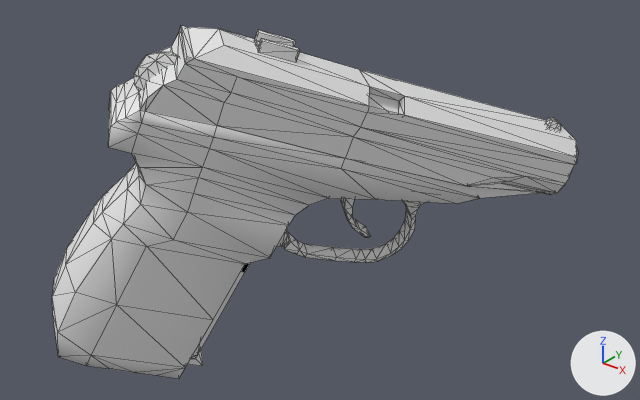
The OBJ model Vertex_Animation_Compiler/Assets/Makarov_Pistol_Draw39.obj: old version first, new version second.
One viewpoint serves both versions: a camera (50 mm lens) standing at (0.4971, -0.1061, -0.0443) and looking at (0.3337, 0.0981, -0.1709). The lights are fixed; the arrows at lower right show +X, +Y and +Z. Mesh edges are drawn as thin lines. Materials are left out; every surface is plain grey. Where no turn or scale is listed for an object, it has been applied to the vertices.

Before the edit, the objects in view are built like this:
```python
me_magazine_cube_011 = bpy.data.meshes.new('Magazine_Cube.011')
me_magazine_cube_011.from_pydata(...)  # 140 vertices, 222 faces; spans x 0.2853..0.336, y 0.0462..0.0938, z -0.2286..-0.1475
me_rest_of_the_gun_sphere = bpy.data.meshes.new('Rest_of_the_gun_Sphere')
me_rest_of_the_gun_sphere.from_pydata(...)  # 272 vertices, 525 faces; spans x 0.2646..0.3946, y 0.0253..0.1673, z -0.2298..-0.1278
me_top_slider_001_sphere_002 = bpy.data.meshes.new('Top_Slider.001_Sphere.002')
me_top_slider_001_sphere_002.from_pydata(...)  # 31 vertices, 42 faces, 1 loose edge; spans x 0.2926..0.3121, y 0.0469..0.065, z -0.1305..-0.1167
me_top_slider_sphere_001 = bpy.data.meshes.new('Top_Slider_Sphere.001')
me_top_slider_sphere_001.from_pydata(...)  # 131 vertices, 237 faces; spans x 0.2918..0.3964, y 0.0458..0.1679, z -0.1743..-0.1127
ob_magazine_cube_011 = bpy.data.objects.new('Magazine_Cube.011', me_magazine_cube_011)
ob_magazine_cube_011.location = (0.0, 0.0, 0.0)
ob_rest_of_the_gun_sphere = bpy.data.objects.new('Rest_of_the_gun_Sphere', me_rest_of_the_gun_sphere)
ob_rest_of_the_gun_sphere.location = (0.0, 0.0, 0.0)
ob_top_slider_001_sphere_002 = bpy.data.objects.new('Top_Slider.001_Sphere.002', me_top_slider_001_sphere_002)
ob_top_slider_001_sphere_002.location = (0.0, 0.0, 0.0)
ob_top_slider_sphere_001 = bpy.data.objects.new('Top_Slider_Sphere.001', me_top_slider_sphere_001)
ob_top_slider_sphere_001.location = (0.0, 0.0, 0.0)
```
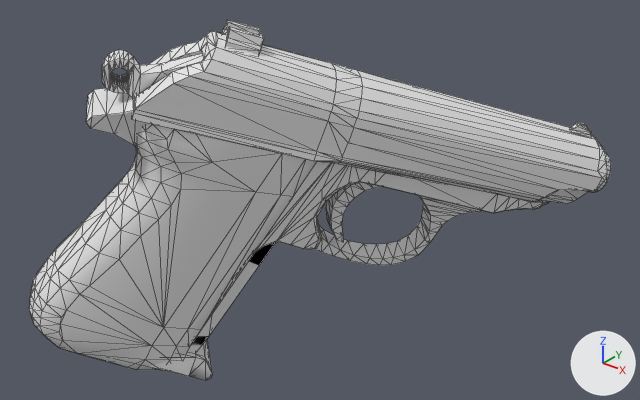
Where the change shows, as pixel boxes (x1, y1, x2, y2) in the pictures (640 x 400 px):
'Rest_of_the_gun_Sphere', reshaped: before (52, 78, 578, 379); after (29, 123, 611, 370)
'Top_Slider_Sphere.001', reshaped (8% wider, 9% taller): before (139, 26, 577, 195); after (132, 20, 607, 204)
'Rest_of_the_gun_Sphere.001', added: after (86, 88, 549, 339)
'Top_Slider.001_Sphere.002', reshaped: before (134, 52, 178, 92); after (102, 50, 204, 97)
'Magazine_Cube.011', reshaped: before (188, 263, 250, 366); after (149, 242, 275, 380)
part 2 of me_rest_of_the_gun_sphere, rebuilt: before (52, 78, 539, 379); after (29, 123, 317, 370)
part 3 of me_rest_of_the_gun_sphere, rebuilt: before (341, 199, 370, 238); after (326, 183, 381, 242)
part 4 of me_rest_of_the_gun_sphere, rebuilt: before (576, 145, 578, 157); after (591, 153, 611, 192)
part 5 of me_rest_of_the_gun_sphere, added: after (313, 195, 481, 265)
part 7 of me_top_slider_001_sphere_002, deleted: before (134, 52, 178, 92)
part 8 of me_top_slider_001_sphere_002, built on: after (102, 50, 204, 97)
part 9 of me_top_slider_sphere_001, rebuilt (8% wider): before (139, 26, 577, 195); after (132, 31, 607, 204)
part 10 of me_top_slider_sphere_001, added: after (222, 20, 264, 55)
part 11 of me_top_slider_sphere_001, added: after (570, 122, 593, 136)
part 12 of me_top_slider_sphere_001, deleted: before (545, 117, 561, 131)
part 13 of me_top_slider_sphere_001, deleted: before (254, 30, 300, 63)

Diff of the bpy script that builds the scene:
```diff
--- a/Vertex_Animation_Compiler/Assets/Makarov_Pistol_Draw39.obj.py
+++ b/Vertex_Animation_Compiler/Assets/Makarov_Pistol_Draw39.obj.py
@@ me_magazine_cube_011 @@
-me_magazine_cube_011.from_pydata(...)  # 140 vertices, 222 faces; spans x 0.2853..0.336, y 0.0462..0.0938, z -0.2286..-0.1475
+me_magazine_cube_011.from_pydata(...)  # 164 vertices, 270 faces; spans x 0.2766..0.34, y 0.0365..0.0986, z -0.2313..-0.1469
+# me_magazine_cube_011 part 1: the loose piece of 44 vertices spanning x 0.2853..0.336, y 0.0462..0.0938, z -0.2286..-0.1475 is rebuilt with 68 vertices and now spans x 0.2766..0.34, y 0.0365..0.0986, z -0.2313..-0.1469
@@ me_rest_of_the_gun_sphere @@
-me_rest_of_the_gun_sphere.from_pydata(...)  # 272 vertices, 525 faces; spans x 0.2646..0.3946, y 0.0253..0.1673, z -0.2298..-0.1278
+me_rest_of_the_gun_sphere.from_pydata(...)  # 446 vertices, 876 faces; spans x 0.2649..0.4028, y 0.0217..0.1762, z -0.2271..-0.1315
+# me_rest_of_the_gun_sphere part 2: the loose piece of 212 vertices spanning x 0.2646..0.3852, y 0.0253..0.1594, z -0.2298..-0.1278 is rebuilt with 198 vertices and now spans x 0.2649..0.3422, y 0.0217..0.1006, z -0.2271..-0.1315
+# me_rest_of_the_gun_sphere part 3: the loose piece of 36 vertices spanning x 0.3335..0.3459, y 0.0976..0.1138, z -0.1857..-0.1626 is rebuilt with 44 vertices and now spans x 0.3329..0.3517, y 0.0973..0.1159, z -0.1854..-0.1524
+# me_rest_of_the_gun_sphere part 4: the loose piece of 24 vertices spanning x 0.3536..0.3946, y 0.1212..0.1673, z -0.1703..-0.1406 is rebuilt with 128 vertices and now spans x 0.3552..0.4028, y 0.1211..0.1762, z -0.1755..-0.1423
+# me_rest_of_the_gun_sphere part 5: a new loose piece of 76 vertices spanning x 0.3263..0.3728, y 0.0908..0.1426, z -0.1962..-0.1671
+# me_rest_of_the_gun_sphere part 6: the surface is now shaded flat
@@ me_top_slider_001_sphere_002 @@
-me_top_slider_001_sphere_002.from_pydata(...)  # 31 vertices, 42 faces, 1 loose edge; spans x 0.2926..0.3121, y 0.0469..0.065, z -0.1305..-0.1167
+me_top_slider_001_sphere_002.from_pydata(...)  # 124 vertices, 248 faces; spans x 0.2937..0.3302, y 0.0433..0.086, z -0.1408..-0.1164
+# me_top_slider_001_sphere_002 part 7: the loose piece of 29 vertices spanning x 0.3012..0.3121, y 0.0528..0.065, z -0.1305..-0.1167 is deleted
+# me_top_slider_001_sphere_002 part 8: 1 vertex removed from x 0.3119, y 0.0469, z -0.1304; 124 vertices added at x 0.2937..0.3302, y 0.0433..0.086, z -0.1408..-0.1164
@@ me_top_slider_sphere_001 @@
-me_top_slider_sphere_001.from_pydata(...)  # 131 vertices, 237 faces; spans x 0.2918..0.3964, y 0.0458..0.1679, z -0.1743..-0.1127
+me_top_slider_sphere_001.from_pydata(...)  # 222 vertices, 428 faces; spans x 0.2906..0.4041, y 0.043..0.1759, z -0.1777..-0.1092
+# me_top_slider_sphere_001 part 9: the loose piece of 76 vertices spanning x 0.2918..0.3964, y 0.0458..0.1679, z -0.1743..-0.1127 is rebuilt with 142 vertices and now spans x 0.2906..0.4041, y 0.043..0.1759, z -0.1777..-0.1123
+# me_top_slider_sphere_001 part 10: a new loose piece of 24 vertices spanning x 0.3153..0.3296, y 0.0683..0.0827, z -0.1183..-0.1092
+# me_top_slider_sphere_001 part 11: a new loose piece of 20 vertices spanning x 0.3892..0.3956, y 0.1602..0.1675, z -0.1547..-0.1495
+# me_top_slider_sphere_001 part 12: the loose piece of 26 vertices spanning x 0.3825..0.3881, y 0.1536..0.1592, z -0.1531..-0.1474 is deleted
+# me_top_slider_sphere_001 part 13: 29 vertices removed from x 0.321..0.3358, y 0.0767..0.092, z -0.1212..-0.1132
@@ ob_rest_of_the_gun_sphere_001 @@
+ob_rest_of_the_gun_sphere_001 = bpy.data.objects.new('Rest_of_the_gun_Sphere.001', me_rest_of_the_gun_sphere_001)  # 166 vertices, 324 faces; spans x 0.2851..0.3886, y 0.0359..0.1608, z -0.2186..-0.1274
+ob_rest_of_the_gun_sphere_001.location = (0.0, 0.0, 0.0)
```
